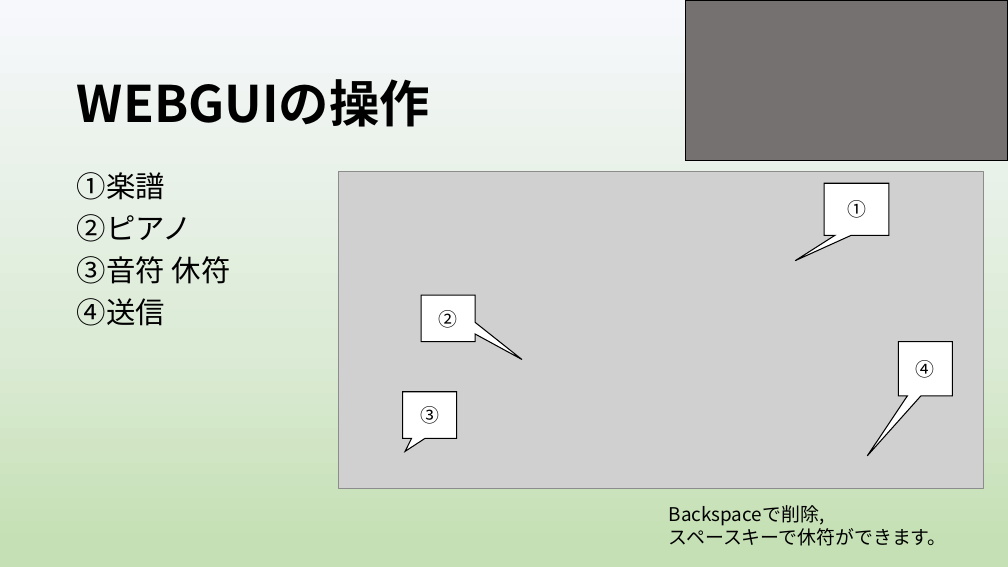
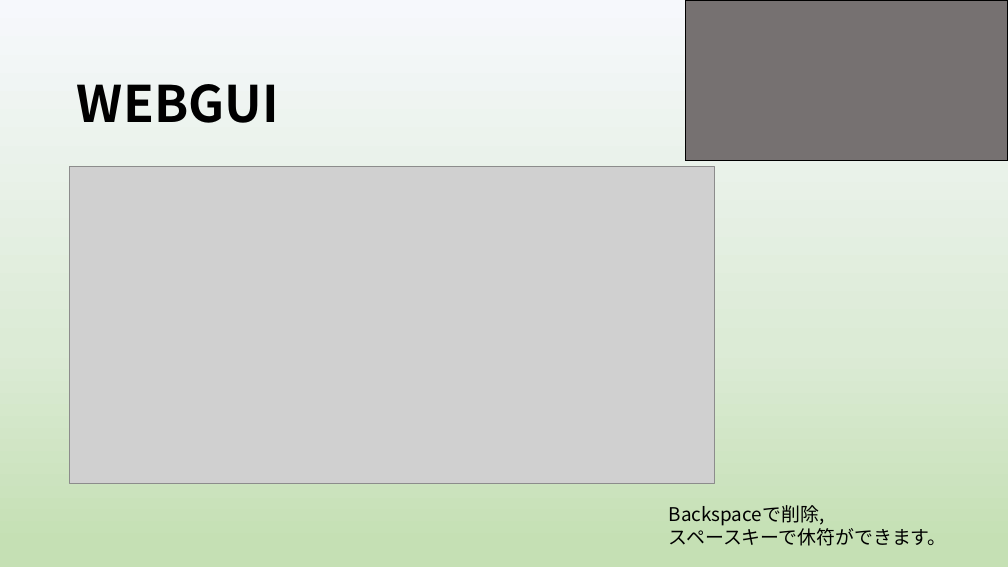
Before and after one commit to yoshitake266/bitComposer_prj, a slide deck: slide 5 of presentation/graduation/bit Composer3 .pptx. Drawn at 1008x567 pixels with LibreOffice and Linux fonts; fonts in the diff are those of the drawing; grey boxes stand for pictures. Boxes give left, top, right and bottom in pixels: in the first picture for what was removed or moved away, otherwise in the second. Text is boxed around its words. In the diff, an @@ line names an element or a change of style, - is before the commit and + after.

```diff
--- a/presentation/graduation/bit Composer3 .pptx
+++ b/presentation/graduation/bit Composer3 .pptx
@@ title at [77, 84, 279, 123]: text changed @@
-WEBGUIの操作
+WEBGUI
@@ picture: place and size @@
-picture at [339, 172, 984, 488]
+picture at [70, 167, 715, 484]
@@ text removed at [77, 172, 231, 326] @@
-①楽譜
-②ピアノ
-③音符 休符
-④送信
@@ speech box removed at [824, 183, 889, 235] @@
-①
@@ speech box removed at [421, 295, 475, 342] @@
-②
@@ speech box removed at [898, 342, 952, 396] @@
-④
@@ speech box removed at [403, 392, 457, 439] @@
-③
```
Also in this commit, not shown: 3 other slides changed, 1 slide added, 2 slides removed, 2 other files.
